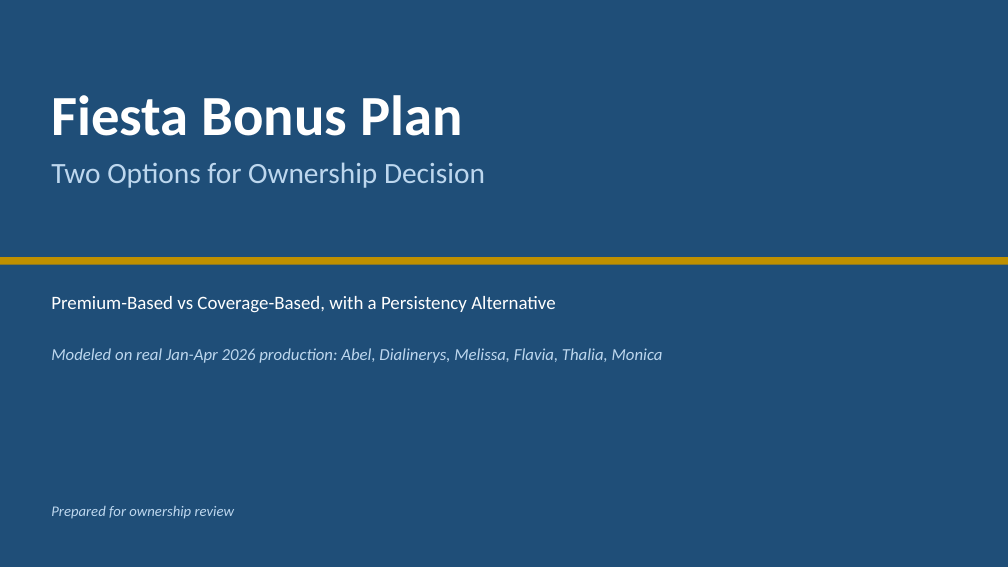
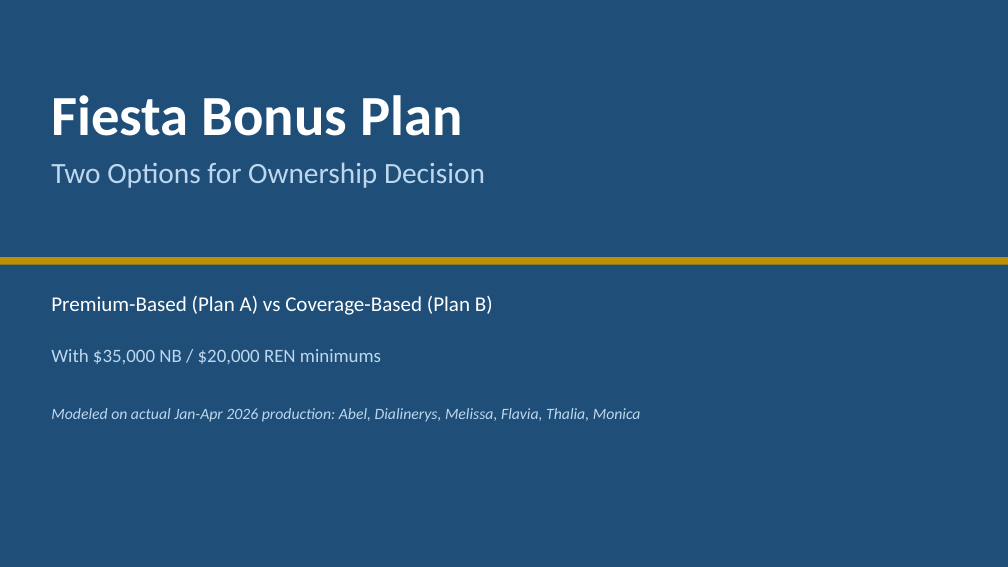
Before and after one commit to FAUS-tech/fiesta-bonus, a slide deck: slide 1 of output/Bonus_Proposal_Presentation.pptx. Drawn at 1008x567 pixels with LibreOffice and Linux fonts; fonts in the diff are those of the drawing. Boxes give left, top, right and bottom in pixels: in the first picture for what was removed or moved away, otherwise in the second. Text is boxed around its words. In the diff, an @@ line names an element or a change of style, - is before the commit and + after.

```diff
--- a/output/Bonus_Proposal_Presentation.pptx
+++ b/output/Bonus_Proposal_Presentation.pptx
@@ text at [51,296,493,315]: text changed; size 18 to 20 pt @@
-Premium-Based vs Coverage-Based, with a Persistency Alternative
+Premium-Based (Plan A) vs Coverage-Based (Plan B)
@@ text at [51,349,381,364]: text changed; size 16 to 18 pt; italic off @@
-Modeled on real Jan-Apr 2026 production: Abel, Dialinerys, Melissa, Flavia, Thalia, Monica
+With $35,000 NB / $20,000 REN minimums
@@ text at [51,408,641,422]: text changed; size 14 to 15 pt @@
-Prepared for ownership review
+Modeled on actual Jan-Apr 2026 production: Abel, Dialinerys, Melissa, Flavia, Thalia, Monica
```
Also in this commit, not shown: 14 other slides changed, 7 slides added, 2 slides removed, 3 other files.
